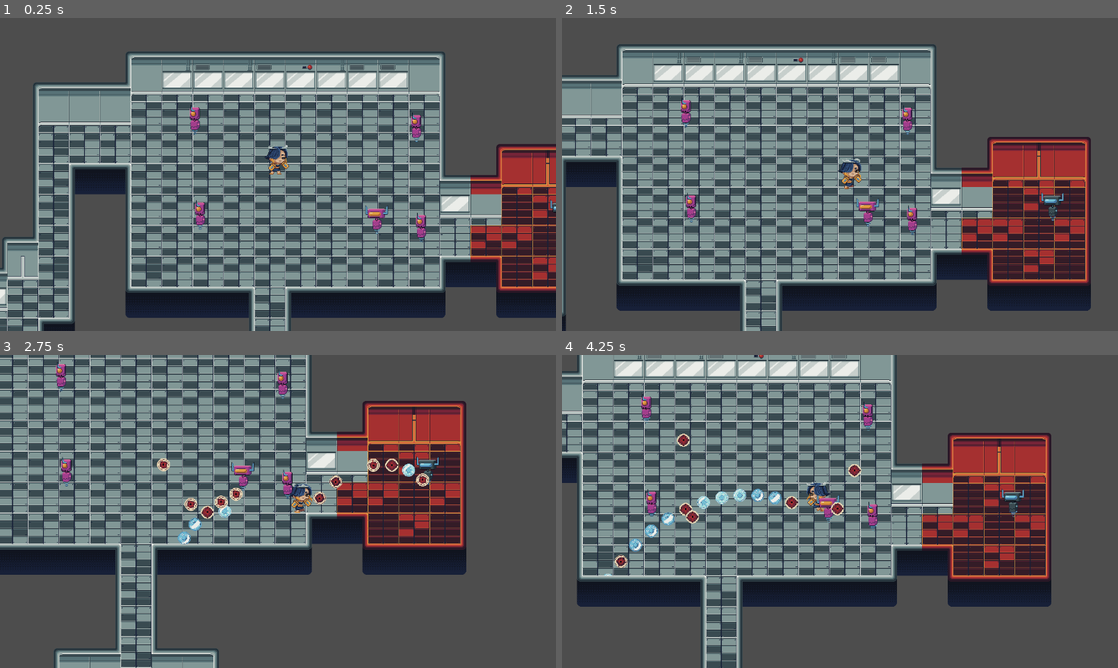
Above: before the commit, frames 1-4 (two rows, left to right).
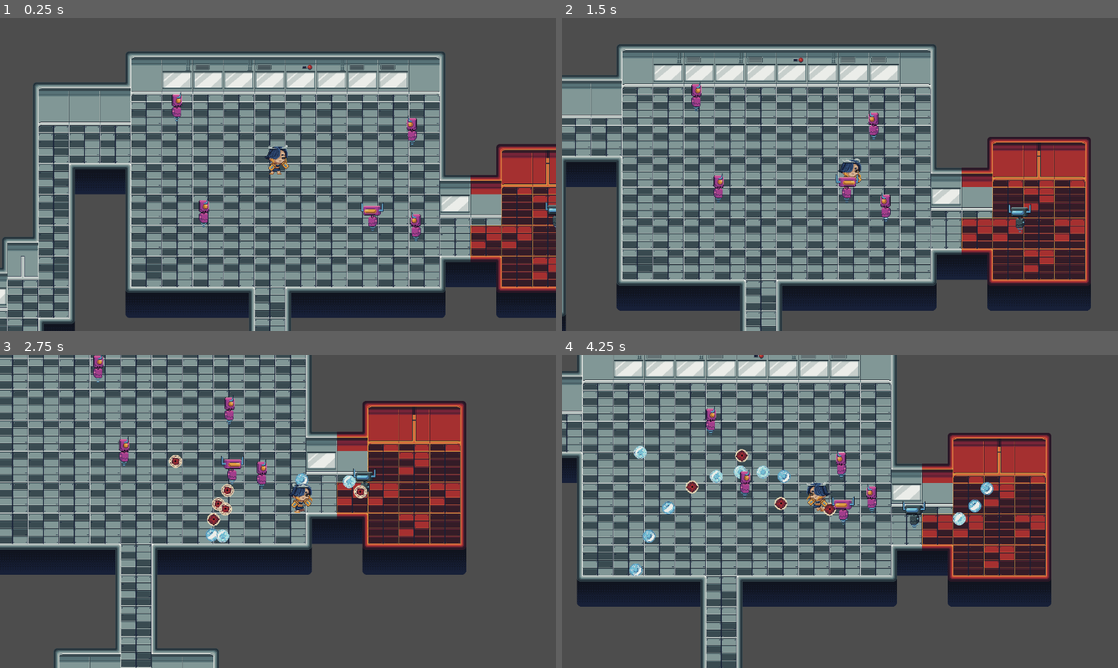
Above: after the commit, the same moments.

Repository: husteve07/brackeys_2024_gamejam
Game: Godot game, scene res://main.tscn
Two runs of this game, one before a commit and one after it. Both use one fixed random seed, a clock stepped at 60 frames per second and the inputs below.
Inputs (mouse positions are in pixels of both pictures, inside the frame that each line leads up to):
- Up to frame 1 (0.25 s): no input
- Up to frame 2 (1.5 s): move the mouse to (962, 158) at 0.52 s; hold D (move_right) 0.53-1.28 s; click (962, 158) at 0.67 s; move the mouse to (728, 190) at 1.27 s; hold S (move_down) from 1.28 s (still down)
- Up to frame 3 (2.75 s): move the mouse to (333, 442) at 2.02 s; release S (move_down) at 2.03 s; hold D (move_right) from 2.03 s (still down)
- Up to frame 4 (4.25 s): move the mouse to (812, 574) at 2.77 s; release D (move_right) at 2.78 s; hold W (move_up) 2.78-3.53 s; click (812, 574) at 2.92 s; move the mouse to (1006, 558) at 3.52 s; hold A (move_left) from 3.53 s (still down)

The runs differ from the first frame. In frame 1, 1.1% of the frame differs, in the area x 30-100%, y 23-72%; in frame 2, 1.7%; in frame 3, 3.3%; in frame 4, 3.7%, in the area x 7-84%, y 12-71%.

Commit message:
Y-Sort Correction + Enemy Pathfinding + Navigation TileMap

Diff:
--- a/strm/main.tscn
+++ b/strm/main.tscn
@@ -13,28 +13,33 @@
 tile_map_data = PackedByteArray("AAAAAP//AgAEAAIAAAAIAP//AgAEAAAAAAABAP//AgAEAAIAAAACAP//AgAEAAIAAAADAP//AgAEAAIAAAAEAP …(3520 unchanged characters)…
 
 [node name="Player" parent="." instance=ExtResource("1_hkcwq")]
+z_index = 1
 position = Vector2(241, 151)
 
 [node name="GameCamera" parent="Player" instance=ExtResource("1_fbqhr")]
 position_smoothing_enabled = true
 position_smoothing_speed = 4.0
 
-[node name="SpiralLaserShooter" parent="." instance=ExtResource("5_ans17")]
+[node name="Y-Sort" type="Node2D" parent="."]
+y_sort_enabled = true
+
+[node name="SpiralLaserShooter" parent="Y-Sort" instance=ExtResource("5_ans17")]
 position = Vector2(445, 275)
+wall_min_slide_angle = 0.261799
 ccw = false
 range_of_spiral_deg = 90
 
-[node name="LaserShooter4" parent="." instance=ExtResource("4_q7egq")]
-position = Vector2(68, 69)
+[node name="LaserShooter4" parent="Y-Sort" instance=ExtResource("4_q7egq")]
+position = Vector2(22, 45)
 
-[node name="LaserShooter6" parent="." instance=ExtResource("4_q7egq")]
+[node name="LaserShooter6" parent="Y-Sort" instance=ExtResource("4_q7egq")]
 position = Vector2(79, 266)
 
-[node name="LaserShooter3" parent="." instance=ExtResource("4_q7egq")]
+[node name="LaserShooter3" parent="Y-Sort" instance=ExtResource("4_q7egq")]
 position = Vector2(527, 85)
 
-[node name="LaserShooter2" parent="." instance=ExtResource("4_q7egq")]
+[node name="LaserShooter2" parent="Y-Sort" instance=ExtResource("4_q7egq")]
 position = Vector2(537, 292)
 
-[node name="BlueSpiralLaserShooter" parent="." instance=ExtResource("6_jxj1m")]
+[node name="BlueSpiralLaserShooter" parent="Y-Sort" instance=ExtResource("6_jxj1m")]
 position = Vector2(828, 263)
--- a/strm/scenes/Lasers/complex_lasershooters/blue_spiral_laser_shooter.tscn
+++ b/strm/scenes/Lasers/complex_lasershooters/blue_spiral_laser_shooter.tscn
@@ -90,10 +90,12 @@
 "speed": 8.0
 }]
 
-[sub_resource type="RectangleShape2D" id="RectangleShape2D_04nyw"]
-size = Vector2(27, 10)
+[sub_resource type="CapsuleShape2D" id="CapsuleShape2D_dewvp"]
+radius = 4.5
+height = 26.0
 
 [node name="BlueSpiralLaserShooter" instance=ExtResource("1_nk67x")]
+wall_min_slide_angle = 0.261799
 
 [node name="Body" parent="." index="0"]
 sprite_frames = SubResource("SpriteFrames_u68fl")
@@ -104,6 +106,8 @@
 frame_progress = 0.0
 
 [node name="CollisionShape2D" parent="." index="2"]
-position = Vector2(1, -5)
-rotation = 0.0
-shape = SubResource("RectangleShape2D_04nyw")
+shape = SubResource("CapsuleShape2D_dewvp")
+
+[node name="NavigationAgent2D" parent="Pathfinder" index="0"]
+navigation_layers = 5
+radius = 50.0
--- a/strm/scenes/Lasers/complex_lasershooters/spiral_laser_shooter.tscn
+++ b/strm/scenes/Lasers/complex_lasershooters/spiral_laser_shooter.tscn
@@ -48,6 +48,7 @@
 }]
 
 [node name="SpiralLaserShooter" instance=ExtResource("1_nxi2n")]
+y_sort_enabled = true
 script = ExtResource("2_dymu5")
 num_of_lasers_to_shoot = 20
 ccw = true
@@ -56,3 +57,6 @@
 [node name="Head" parent="." index="1"]
 sprite_frames = SubResource("SpriteFrames_jif6w")
 frame_progress = 0.304703
+
+[node name="Pathfinder" parent="." index="3"]
+y_sort_enabled = true
--- a/strm/scenes/Lasers/simple_lasershooters/laser_shooter.tscn
+++ b/strm/scenes/Lasers/simple_lasershooters/laser_shooter.tscn
@@ -1,8 +1,9 @@
-[gd_scene load_steps=17 format=3 uid="uid://drlw5igjodtwi"]
+[gd_scene load_steps=18 format=3 uid="uid://drlw5igjodtwi"]
 
 [ext_resource type="Script" path="res://scripts/laser_shooter.gd" id="1_ihw53"]
 [ext_resource type="Texture2D" uid="uid://cw3fxdrvhanrk" path="res://assets/enemy/enemy_body_purple.png" id="2_yy0tx"]
 [ext_resource type="Texture2D" uid="uid://dtixumjnodxce" path="res://assets/enemy/enemy_stream_head_purple.png" id="3_iayjb"]
+[ext_resource type="Script" path="res://scripts/pathfinder.gd" id="4_ctfgr"]
 
 [sub_resource type="AtlasTexture" id="AtlasTexture_a0kwa"]
 atlas = ExtResource("2_yy0tx")
@@ -97,6 +98,7 @@
 [node name="LaserShooter" type="CharacterBody2D"]
 collision_layer = 0
 collision_mask = 4
+wall_min_slide_angle = 0.0
 script = ExtResource("1_ihw53")
 
 [node name="Body" type="AnimatedSprite2D" parent="."]
@@ -116,8 +118,17 @@
 rotation = 1.5708
 shape = SubResource("CapsuleShape2D_2ien6")
 
-[node name="NavigationAgent2D" type="NavigationAgent2D" parent="."]
-debug_enabled = true
+[node name="Pathfinder" type="Node2D" parent="."]
+script = ExtResource("4_ctfgr")
 
-[node name="Timer" type="Timer" parent="."]
+[node name="NavigationAgent2D" type="NavigationAgent2D" parent="Pathfinder"]
+path_postprocessing = 1
+avoidance_enabled = true
+radius = 20.0
+
+[node name="PathFindTime" type="Timer" parent="Pathfinder"]
+wait_time = 0.2
 autostart = true
+
+[connection signal="velocity_computed" from="Pathfinder/NavigationAgent2D" to="Pathfinder" method="_on_navigation_agent_2d_velocity_computed"]
+[connection signal="timeout" from="Pathfinder/PathFindTime" to="Pathfinder" method="_on_path_find_time_timeout"]
--- a/strm/scenes/environment/tilemap.tscn
+++ b/strm/scenes/environment/tilemap.tscn
@@ -3,4 +3,5 @@
 [ext_resource type="TileSet" uid="uid://bilpljmdpu0da" path="res://tilemap.tres" id="1_arist"]
 
 [node name="TileMapLayer" type="TileMapLayer"]
+y_sort_enabled = true
 tile_set = ExtResource("1_arist")
--- a/strm/scenes/player/player.tscn
+++ b/strm/scenes/player/player.tscn
@@ -648,6 +648,7 @@
 height = 36.0
 
 [node name="Player" type="CharacterBody2D" groups=["player"]]
+y_sort_enabled = true
 collision_mask = 7
 script = ExtResource("1_uxivh")
 
@@ -704,6 +705,7 @@
 shape = SubResource("CircleShape2D_aywu1")
 
 [node name="PhysicalCollider" type="CollisionShape2D" parent="."]
+y_sort_enabled = true
 position = Vector2(0, -5)
 rotation = 1.5708
 shape = SubResource("CapsuleShape2D_uvplp")
--- a/strm/scripts/laser_shooter.gd
+++ b/strm/scripts/laser_shooter.gd
@@ -2,33 +2,40 @@
 class_name LaserShooter
 
 @export var firing_time_interval = 2.0
+@onready var head: AnimatedSprite2D = $Head
+@onready var body: AnimatedSprite2D = $Body
 
 # Preload the red and purple laser scenes
 var RedLaserScene = preload("res://scenes/Lasers/red_laser.tscn")
 var BlueLaserScene = preload("res://scenes/Lasers/blue_laser.tscn")
+var player:Node2D
 
 func _ready():
 	#Spawn a laser every 2 seconds
+	player = get_tree().get_nodes_in_group("player")[0]
 	var laser_spawn_timer = Timer.new()
 	laser_spawn_timer.wait_time = firing_time_interval
 	laser_spawn_timer.connect("timeout", Callable(self, "spawn_laser"))
 	add_child(laser_spawn_timer)
 	laser_spawn_timer.start()
 
-func _physics_process(delta):
-	#velocity.x += 1
-	#move_and_slide()
-	pass
+func _process(delta):
+	if player.position.y > position.y:
+		z_index = 0
+	else:
+		z_index = 2
+	if player.position.x > position.x:
+		head.scale.x=-1
+		body.scale.x=-1
+	else:
+		head.scale.x = 1
+		body.scale.x= 1
 
 #desc: aquires player location and fires laser towards it
 func spawn_laser():
-	# Get the player node
-	var player = get_tree().get_nodes_in_group("player")[0]
-
 	if player:
 		# Calculate the direction to the player
 		var direction = (player.position - position).normalized()
-
 		var laser_instance = choose_laser_type();
 		if laser_instance == null:
 			return
--- /dev/null
+++ b/strm/scripts/pathfinder.gd
@@ -0,0 +1,38 @@
+extends Node2D
+
+var movement_speed: float = 50.0
+@onready var agent: LaserShooter = $".."
+@onready var navigator: NavigationAgent2D = $NavigationAgent2D
+var player:Node2D
+
+func _ready():
+	player = get_tree().get_nodes_in_group("player")[0]
+	navigator.path_desired_distance = 4.0
+	navigator.target_desired_distance = 4.0
+	call_deferred("actor_setup")
+
+func actor_setup():
+	await get_tree().physics_frame
+	var position = agent.position
+	navigator.target_position = player.global_position
+
+func _physics_process(delta):
+	if navigator.is_navigation_finished():
+		return
+
+	var current_agent_position: Vector2 = global_position
+	var next_path_position: Vector2 = navigator.get_next_path_position()
+	#agent.velocity = current_agent_position.direction_to(next_path_position) * movement_speed
+	if navigator.avoidance_enabled:
+		navigator.set_velocity(current_agent_position.direction_to(next_path_position) * movement_speed)
+	else:
+		_on_navigation_agent_2d_velocity_computed(current_agent_position.direction_to(next_path_position) * movement_speed)
+	agent.move_and_slide()
+
+func _on_path_find_time_timeout() -> void:
+
+	navigator.target_position = player.global_position
+
+
+func _on_navigation_agent_2d_velocity_computed(safe_velocity: Vector2) -> void:
+	agent.velocity = safe_velocity
--- a/strm/scripts/spiral_laser_shooter.gd
+++ b/strm/scripts/spiral_laser_shooter.gd
@@ -33,6 +33,7 @@
 
 # Called when the node enters the scene tree for the first time.
 func _ready() -> void:
+	player = get_tree().get_nodes_in_group("player")[0]
 	var time_interval_between_bullets = total_shooting_time/num_of_lasers_to_shoot
 	internal_timer.connect("timeout", Callable(self, "spawn_laser_spiral"))
 	internal_timer.wait_time = time_interval_between_bullets;
@@ -85,5 +86,14 @@
 
 
 # Called every frame. 'delta' is the elapsed time since the previous frame.
-func _process(delta: float) -> void:
-	pass
+func _process(delta):
+	if player.position.y > position.y:
+		z_index = 0
+	else:
+		z_index = 2
+	if player.position.x > position.x:
+		head.scale.x=-1
+		body.scale.x=-1
+	else:
+		head.scale.x = 1
+		body.scale.x= 1
--- a/strm/tilemap.tres
+++ b/strm/tilemap.tres
@@ -1,6 +1,76 @@
-[gd_resource type="TileSet" load_steps=3 format=3 uid="uid://bilpljmdpu0da"]
+[gd_resource type="TileSet" load_steps=20 format=3 uid="uid://bilpljmdpu0da"]
 
 [ext_resource type="Texture2D" uid="uid://bap566bjytqde" path="res://assets/projectiles/tilemap.png" id="1_adwt1"]
+
+[sub_resource type="NavigationPolygon" id="NavigationPolygon_ol0f7"]
+
+[sub_resource type="NavigationPolygon" id="NavigationPolygon_bfwj2"]
+
+[sub_resource type="NavigationPolygon" id="NavigationPolygon_shsmr"]
+
+[sub_resource type="NavigationPolygon" id="NavigationPolygon_vxqqp"]
+vertices = PackedVector2Array(32, 32, -32, 32, -32, -32, 32, -32)
+polygons = Array[PackedInt32Array]([PackedInt32Array(0, 1, 2, 3)])
+outlines = Array[PackedVector2Array]([PackedVector2Array(-32, -32, 32, -32, 32, 32, -32, 32)])
+agent_radius = 0.0
+
+[sub_resource type="NavigationPolygon" id="NavigationPolygon_thm7b"]
+
+[sub_resource type="NavigationPolygon" id="NavigationPolygon_roq13"]
+vertices = PackedVector2Array(32, 32, -32, 32, -32, -32, 32, -32)
+polygons = Array[PackedInt32Array]([PackedInt32Array(0, 1, 2, 3)])
+outlines = Array[PackedVector2Array]([PackedVector2Array(-32, -32, 32, -32, 32, 32, -32, 32)])
+agent_radius = 0.0
+
+[sub_resource type="NavigationPolygon" id="NavigationPolygon_s57kc"]
+vertices = PackedVector2Array(32, 32, -32, 32, -32, -32, 32, -32)
+polygons = Array[PackedInt32Array]([PackedInt32Array(0, 1, 2, 3)])
+outlines = Array[PackedVector2Array]([PackedVector2Array(-32, -32, 32, -32, 32, 32, -32, 32)])
+agent_radius = 0.0
+
+[sub_resource type="NavigationPolygon" id="NavigationPolygon_djh2d"]
+vertices = PackedVector2Array(32, -16, -32, -16, -32, -32, 32, -32)
+polygons = Array[PackedInt32Array]([PackedInt32Array(0, 1, 2, 3)])
+outlines = Array[PackedVector2Array]([PackedVector2Array(-32, -32, 32, -32, 32, -16, -32, -16)])
+agent_radius = 0.0
+
+[sub_resource type="NavigationPolygon" id="NavigationPolygon_rndjf"]
+
+[sub_resource type="NavigationPolygon" id="NavigationPolygon_sjm3d"]
+vertices = PackedVector2Array(32, 32, -32, 32, -32, 22, 32, 22)
+polygons = Array[PackedInt32Array]([PackedInt32Array(0, 1, 2, 3)])
+outlines = Array[PackedVector2Array]([PackedVector2Array(-32, 22, 32, 22, 32, 32, -32, 32)])
+agent_radius = 0.0
+
+[sub_resource type="NavigationPolygon" id="NavigationPolygon_eup2r"]
+
+[sub_resource type="NavigationPolygon" id="NavigationPolygon_lxbjx"]
+
+[sub_resource type="NavigationPolygon" id="NavigationPolygon_lmo1o"]
+vertices = PackedVector2Array(32, 32, -32, 32, -32, -32, 32, -32)
+polygons = Array[PackedInt32Array]([PackedInt32Array(0, 1, 2, 3)])
+outlines = Array[PackedVector2Array]([PackedVector2Array(-32, -32, 32, -32, 32, 32, -32, 32)])
+agent_radius = 0.0
+
+[sub_resource type="NavigationPolygon" id="NavigationPolygon_cxqfv"]
+vertices = PackedVector2Array(32, -16, -32, -16, -32, -32, 32, -32)
+polygons = Array[PackedInt32Array]([PackedInt32Array(0, 1, 2, 3)])
+outlines = Array[PackedVector2Array]([PackedVector2Array(-32, -32, 32, -32, 32, -16, -32, -16)])
+agent_radius = 0.0
+
+[sub_resource type="NavigationPolygon" id="NavigationPolygon_d6jgc"]
+vertices = PackedVector2Array(32, 32, -32, 32, -32, -32, 32, -32)
+polygons = Array[PackedInt32Array]([PackedInt32Array(0, 1, 2, 3)])
+outlines = Array[PackedVector2Array]([PackedVector2Array(-32, -32, 32, -32, 32, 32, -32, 32)])
+agent_radius = 0.0
+
+[sub_resource type="NavigationPolygon" id="NavigationPolygon_npe8i"]
+vertices = PackedVector2Array(32, -16, -32, -16, -32, -32, 32, -32)
+polygons = Array[PackedInt32Array]([PackedInt32Array(0, 1, 2, 3)])
+outlines = Array[PackedVector2Array]([PackedVector2Array(-32, -32, 32, -32, 32, -16, -32, -16)])
+agent_radius = 0.0
+
+[sub_resource type="NavigationPolygon" id="NavigationPolygon_q81x6"]
 
 [sub_resource type="TileSetAtlasSource" id="TileSetAtlasSource_cl06e"]
 texture = ExtResource("1_adwt1")
@@ -16,6 +86,7 @@
 3:1/0/z_index = 10
 3:1/0/physics_layer_0/polygon_0/points = PackedVector2Array(-32, 32, -32, -32, -20, -32, -20, 32)
 4:1/0 = 0
+4:1/0/navigation_layer_0/polygon = SubResource("NavigationPolygon_lmo1o")
 5:1/0 = 0
 5:1/0/physics_layer_0/polygon_0/points = PackedVector2Array(-32, 32, 32, 32, 32, -8, -20, -8, -20, -32, -32, -32)
 5:2/0 = 0
@@ -23,9 +94,11 @@
 3:0/0 = 0
 3:0/0/physics_layer_0/polygon_0/points = PackedVector2Array(-32, 32, -20, 32, -20, -8, -32, -8)
 2:0/0 = 0
-2:0/0/physics_layer_0/polygon_0/points = PackedVector2Array(-32, -32, 32, -32, 32, 17, -32, 17)
+2:0/0/physics_layer_0/polygon_0/points = PackedVector2Array(-32, -32, 32, -32, 32, 14, 29, 17, -28.9782, 17, -32, 14)
+2:0/0/navigation_layer_0/polygon = SubResource("NavigationPolygon_rndjf")
 4:0/0 = 0
-4:0/0/physics_layer_0/polygon_0/points = PackedVector2Array(-32, -32, 32, -32, 32, 17, -32, 17)
+4:0/0/physics_layer_0/polygon_0/points = PackedVector2Array(-32, -32, 32, -32, 32, 14, 29, 17, -28.9782, 17, -32, 14)
+4:0/0/navigation_layer_0/polygon = SubResource("NavigationPolygon_lxbjx")
 5:0/0 = 0
 5:0/0/physics_layer_0/polygon_0/points = PackedVector2Array(32, 32, -32, 32, -32, -8, 32, -8)
 6:0/0 = 0
@@ -35,35 +108,47 @@
 6:2/0 = 0
 6:2/0/physics_layer_0/polygon_0/points = PackedVector2Array(32, 32, -32, 32, -32, -8, 32, -8)
 6:3/0 = 0
+6:3/0/navigation_layer_0/polygon = SubResource("NavigationPolygon_roq13")
 6:4/0 = 0
-6:4/0/physics_layer_0/polygon_0/points = PackedVector2Array(-32, -32, 32, -32, 32, 17, -32, 17)
+6:4/0/physics_layer_0/polygon_0/points = PackedVector2Array(-32, -32, 32, -32, 32, 14, 29, 17, -28.9782, 17, -32, 14)
+6:4/0/navigation_layer_0/polygon = SubResource("NavigationPolygon_eup2r")
 6:5/0 = 0
 6:5/0/z_index = 10
 6:5/0/physics_layer_0/polygon_0/points = PackedVector2Array(-32, 32, -20, 32, -20, -8, -32, -8)
 6:6/0 = 0
+6:6/0/navigation_layer_0/polygon = SubResource("NavigationPolygon_d6jgc")
 6:7/0 = 0
 6:7/0/z_index = 10
 6:7/0/physics_layer_0/polygon_0/points = PackedVector2Array(32, 32, -32, 32, -32, -8, 32, -8)
+6:7/0/navigation_layer_0/polygon = SubResource("NavigationPolygon_npe8i")
 5:7/0 = 0
 5:7/0/z_index = 10
 5:7/0/physics_layer_0/polygon_0/points = PackedVector2Array(32, 32, 32, -32, 20, -32, 20, 32)
 4:7/0 = 0
+4:7/0/navigation_layer_0/polygon = SubResource("NavigationPolygon_vxqqp")
 3:7/0 = 0
+3:7/0/navigation_layer_0/polygon = SubResource("NavigationPolygon_vxqqp")
 2:7/0 = 0
+2:7/0/navigation_layer_0/polygon = SubResource("NavigationPolygon_vxqqp")
 3:8/0 = 0
 3:8/0/z_index = 10
-3:8/0/physics_layer_0/polygon_0/points = PackedVector2Array(32, 32, -32, 32, -32, -8, 32, -8)
+3:8/0/physics_layer_0/polygon_0/points = PackedVector2Array(32, 32, -32, 32, -32, -8, 28, -8, 32, -4)
+3:8/0/navigation_layer_0/polygon = SubResource("NavigationPolygon_djh2d")
 2:8/0 = 0
 2:8/0/z_index = 10
-2:8/0/physics_layer_0/polygon_0/points = PackedVector2Array(32, 32, -32, 32, -32, -8, 32, -8)
+2:8/0/physics_layer_0/polygon_0/points = PackedVector2Array(-32, 32, 32, 32, 32, -8, -28, -8, -32, -4)
+2:8/0/navigation_layer_0/polygon = SubResource("NavigationPolygon_djh2d")
 1:8/0 = 0
 1:8/0/z_index = 10
-1:8/0/physics_layer_0/polygon_0/points = PackedVector2Array(32, 32, -32, 32, -32, -8, 32, -8)
+1:8/0/physics_layer_0/polygon_0/points = PackedVector2Array(32, 32, -32, 32, -32, -8, 28, -8, 32, -4)
+1:8/0/navigation_layer_0/polygon = SubResource("NavigationPolygon_djh2d")
 0:8/0 = 0
 0:8/0/z_index = 10
 0:8/0/physics_layer_0/polygon_0/points = PackedVector2Array(-32, 32, -32, -32, -20, -32, -20, 32)
 0:7/0 = 0
+0:7/0/navigation_layer_0/polygon = SubResource("NavigationPolygon_vxqqp")
 1:7/0 = 0
+1:7/0/navigation_layer_0/polygon = SubResource("NavigationPolygon_vxqqp")
 0:6/0 = 0
 0:6/0/physics_layer_0/polygon_0/points = PackedVector2Array(-32, 32, 32, 32, 32, -8, -20, -8, -20, -32, -32, -32)
 1:6/0 = 0
@@ -88,37 +173,53 @@
 2:5/0/z_index = 10
 2:5/0/physics_layer_0/polygon_0/points = PackedVector2Array(32, 32, 21, 32, 21, -8, 32, -8)
 1:5/0 = 0
+1:5/0/navigation_layer_0/polygon = SubResource("NavigationPolygon_s57kc")
 0:5/0 = 0
-0:5/0/physics_layer_0/polygon_0/points = PackedVector2Array(-32, -32, 32, -32, 32, 17, -32, 17)
+0:5/0/physics_layer_0/polygon_0/points = PackedVector2Array(-32, -32, 32, -32, 32, 14, 29, 17, -28.9782, 17, -32, 14)
+0:5/0/navigation_layer_0/polygon = SubResource("NavigationPolygon_shsmr")
 0:4/0 = 0
-0:4/0/physics_layer_0/polygon_0/points = PackedVector2Array(-32, -32, 32, -32, 32, 17, -32, 17)
+0:4/0/physics_layer_0/polygon_0/points = PackedVector2Array(-32, -32, 32, -32, 32, 14, 29, 17, -28.9782, 17, -32, 14)
+0:4/0/navigation_layer_0/polygon = SubResource("NavigationPolygon_bfwj2")
 1:4/0 = 0
-1:4/0/physics_layer_0/polygon_0/points = PackedVector2Array(-32, -32, 32, -32, 32, 17, -32, 17)
+1:4/0/physics_layer_0/polygon_0/points = PackedVector2Array(-32, -32, 32, -32, 32, 14, 29, 17, -28.9782, 17, -32, 14)
+1:4/0/navigation_layer_0/polygon = SubResource("NavigationPolygon_bfwj2")
 2:4/0 = 0
 2:4/0/physics_layer_0/polygon_0/points = PackedVector2Array(32, 32, -32, 32, -32, -8, 32, -8)
 3:4/0 = 0
 3:4/0/physics_layer_0/polygon_0/points = PackedVector2Array(32, 32, -32, 32, -32, -8, 32, -8)
+3:4/0/navigation_layer_0/polygon = SubResource("NavigationPolygon_eup2r")
 4:4/0 = 0
-4:4/0/physics_layer_0/polygon_0/points = PackedVector2Array(-32, -32, 32, -32, 32, 17, -32, 17)
+4:4/0/physics_layer_0/polygon_0/points = PackedVector2Array(-32, -32, 32, -32, 32, 14, 29, 17, -28.9782, 17, -32, 14)
+4:4/0/navigation_layer_0/polygon = SubResource("NavigationPolygon_eup2r")
 5:4/0 = 0
-5:4/0/physics_layer_0/polygon_0/points = PackedVector2Array(-32, -32, 32, -32, 32, 17, -32, 17)
+5:4/0/physics_layer_0/polygon_0/points = PackedVector2Array(-32, -32, 32, -32, 32, 14, 29, 17, -28.9782, 17, -32, 14)
+5:4/0/navigation_layer_0/polygon = SubResource("NavigationPolygon_eup2r")
 5:3/0 = 0
+5:3/0/navigation_layer_0/polygon = SubResource("NavigationPolygon_roq13")
 4:3/0 = 0
+4:3/0/navigation_layer_0/polygon = SubResource("NavigationPolygon_roq13")
 3:3/0 = 0
+3:3/0/navigation_layer_0/polygon = SubResource("NavigationPolygon_roq13")
 2:3/0 = 0
+2:3/0/navigation_layer_0/polygon = SubResource("NavigationPolygon_roq13")
 1:3/0 = 0
+1:3/0/navigation_layer_0/polygon = SubResource("NavigationPolygon_roq13")
 0:3/0 = 0
-0:3/0/physics_layer_0/polygon_0/points = PackedVector2Array(-32, -32, 32, -32, 32, 17, -32, 17)
+0:3/0/physics_layer_0/polygon_0/points = PackedVector2Array(-32, -32, 32, -32, 32, 14, 29, 17, -28.9782, 17, -32, 14)
+0:3/0/navigation_layer_0/polygon = SubResource("NavigationPolygon_ol0f7")
 0:2/0 = 0
 0:2/0/physics_layer_0/polygon_0/points = PackedVector2Array(32, 32, -32, 32, -32, -8, 32, -8)
 1:2/0 = 0
 1:2/0/physics_layer_0/polygon_0/points = PackedVector2Array(32, 32, -32, 32, -32, -8, 32, -8)
 2:2/0 = 0
-2:2/0/physics_layer_0/polygon_0/points = PackedVector2Array(-32, -32, 32, -32, 32, 17, -32, 17)
+2:2/0/physics_layer_0/polygon_0/points = PackedVector2Array(-32, -32, 32, -32, 32, 14, 29, 17, -28.9782, 17, -32, 14)
+2:2/0/navigation_layer_0/polygon = SubResource("NavigationPolygon_sjm3d")
 3:2/0 = 0
-3:2/0/physics_layer_0/polygon_0/points = PackedVector2Array(-32, -32, 32, -32, 32, 17, -32, 17)
+3:2/0/physics_layer_0/polygon_0/points = PackedVector2Array(-32, -32, 32, -32, 32, 14, 29, 17, -28.9782, 17, -32, 14)
+3:2/0/navigation_layer_0/polygon = SubResource("NavigationPolygon_sjm3d")
 4:2/0 = 0
-4:2/0/physics_layer_0/polygon_0/points = PackedVector2Array(-32, -32, 32, -32, 32, 17, -32, 17)
+4:2/0/physics_layer_0/polygon_0/points = PackedVector2Array(-32, -32, 32, -32, 32, 14, 29, 17, -28.9782, 17, -32, 14)
+4:2/0/navigation_layer_0/polygon = SubResource("NavigationPolygon_sjm3d")
 1:1/0 = 0
 1:1/0/z_index = 10
 1:1/0/physics_layer_0/polygon_0/points = PackedVector2Array(-32, 32, -20, 32, -20, -32, -32, -32)
@@ -127,17 +228,22 @@
 0:1/0/physics_layer_0/polygon_0/points = PackedVector2Array(32, 32, 21, 32, 21, -32, 32, -32)
 4:8/0 = 0
 4:8/0/z_index = 10
-4:8/0/physics_layer_0/polygon_0/points = PackedVector2Array(32, 32, -32, 32, -32, -8, 32, -8)
+4:8/0/physics_layer_0/polygon_0/points = PackedVector2Array(-32, 32, 32, 32, 32, -8, -28, -8, -32, -4)
+4:8/0/navigation_layer_0/polygon = SubResource("NavigationPolygon_djh2d")
 5:8/0 = 0
 5:8/0/z_index = 10
 5:8/0/physics_layer_0/polygon_0/points = PackedVector2Array(32, 32, -32, 32, -32, -8, 32, -8)
+5:8/0/navigation_layer_0/polygon = SubResource("NavigationPolygon_cxqfv")
 6:8/0 = 0
-6:8/0/physics_layer_0/polygon_0/points = PackedVector2Array(-32, -32, 32, -32, 32, 17, -32, 17)
+6:8/0/physics_layer_0/polygon_0/points = PackedVector2Array(-32, -32, 32, -32, 32, 14, 29, 17, -28.9782, 17, -32, 14)
+6:8/0/navigation_layer_0/polygon = SubResource("NavigationPolygon_q81x6")
 0:9/0 = 0
-0:9/0/physics_layer_0/polygon_0/points = PackedVector2Array(-32, -32, 32, -32, 32, 17, -32, 17)
+0:9/0/physics_layer_0/polygon_0/points = PackedVector2Array(-32, -32, 32, -32, 32, 14, 29, 17, -28.9782, 17, -32, 14)
+0:9/0/navigation_layer_0/polygon = SubResource("NavigationPolygon_thm7b")
 
 [resource]
 tile_size = Vector2i(64, 64)
 physics_layer_0/collision_layer = 4
 physics_layer_0/collision_mask = 3
+navigation_layer_0/layers = 1
 sources/2 = SubResource("TileSetAtlasSource_cl06e")
